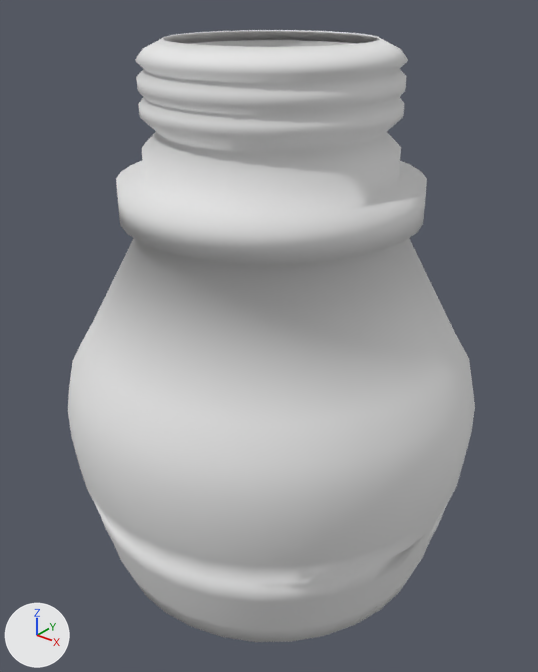
Before and after pictures for a commit that changed the FBX model working/subahu/InkPot/InkPot.fbx.
Camera for both pictures: a 50 mm lens placed at (0.559, -0.703, 0.759), pointed at (0.004, -0.01, 0.329). Lighting does not change. The marker at lower left points along +X, +Y and +Z. Where no turn or scale is listed for an object, it has been applied to the vertices. Vertices at the same position are counted once.

Names of what the first picture shows: 'InkPot', 'InkPotInside'.
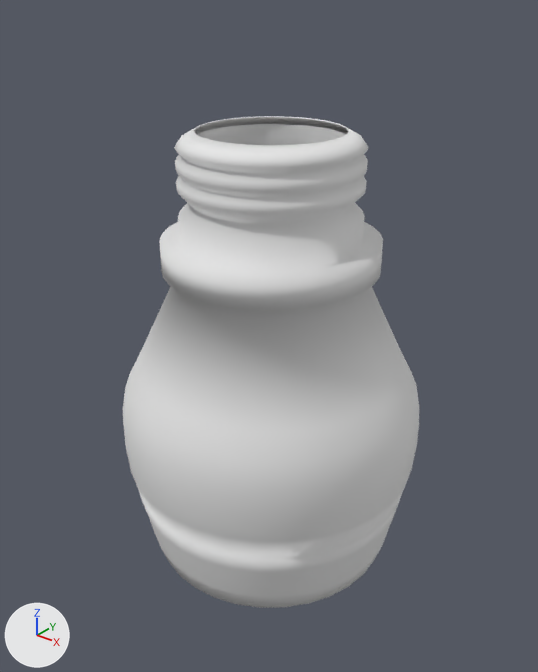
Where the newer file only moved an object's origin or applied its transform, the numbers keep the older frame.

The change, as a diff of the scene's bpy script:
```diff
--- a/working/subahu/InkPot/InkPot.fbx.py
+++ b/working/subahu/InkPot/InkPot.fbx.py
@@ me_circle @@
 # used by ob_inkpot; location = (0.0, 0.0, -0.043); rotation_euler = (0.0, 0.0, -3.142), in degrees (0, 0, -180); scale = (0.221, 0.221, 0.221)
-me_circle.from_pydata(...)  # 1634 vertices, 1602 faces; spans x -1.23..1.23, y -1.23..1.23, z 0.21..3.34
+me_circle.from_pydata(...)  # 1632 vertices, 1602 faces; spans x -0.2..0.2, y -0.2..0.2, z 0.04..0.63
+# me_circle part 2: 1634 vertices removed from x -1.23..1.23, y -1.23..1.23, z 0.21..3.34
+# me_circle part 3: 1632 vertices added at x -0.2..0.2, y -0.2..0.2, z 0.04..0.63
 me_circle.materials.append(mat_material_001)
@@ me_circle_001 @@
 me_circle_001.from_pydata(...)  # 840 vertices, 773 faces; spans x -0.263..0.263, y -0.263..0.263, z -0.984..-0.313
 # used by ob_inkpotinside; location = (0.0, 0.0, 0.996)
+# me_circle_001 part 1: the whole mesh is scaled about its middle by (0.751, 0.751, 0.851), then moved by (0.0, 0.0, -0.049)
 me_circle_001.materials.append(mat_material_001)
@@ ob_inkpot @@
 ob_inkpot = bpy.data.objects.new('InkPot', me_circle)
-ob_inkpot.location = (0.0, 0.0, -0.043)
+ob_inkpot.location = (0.0, 0.0, -0.034)
 ob_inkpot.rotation_euler = (0.0, 0.0, -3.142)  # degrees (0, 0, -180)
-ob_inkpot.scale = (0.221, 0.221, 0.221)
```

What differs and where, as boxes [x1, y1, x2, y2] in the pictures (538 x 672 px):
'InkPot', reshaped, moved, rescaled (27% narrower, 20% shorter): before [68, 30, 475, 642]; after [122, 116, 419, 608]
'InkPotInside', mesh rescaled: before [190, 40, 355, 47]; after [198, 124, 346, 145]
part 2 of me_circle, deleted: before [68, 30, 475, 642]
part 3 of me_circle, added: after [122, 116, 419, 608]
